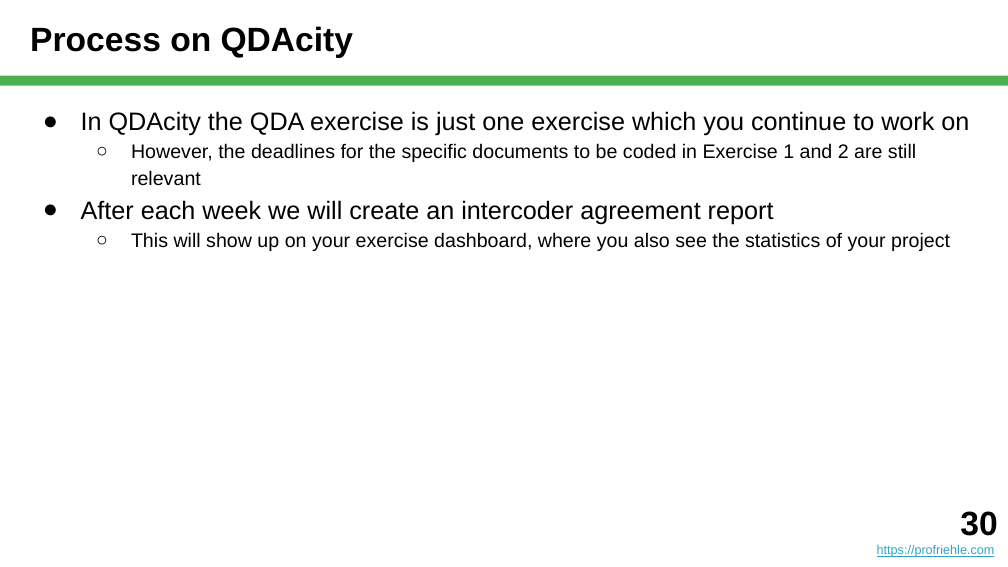
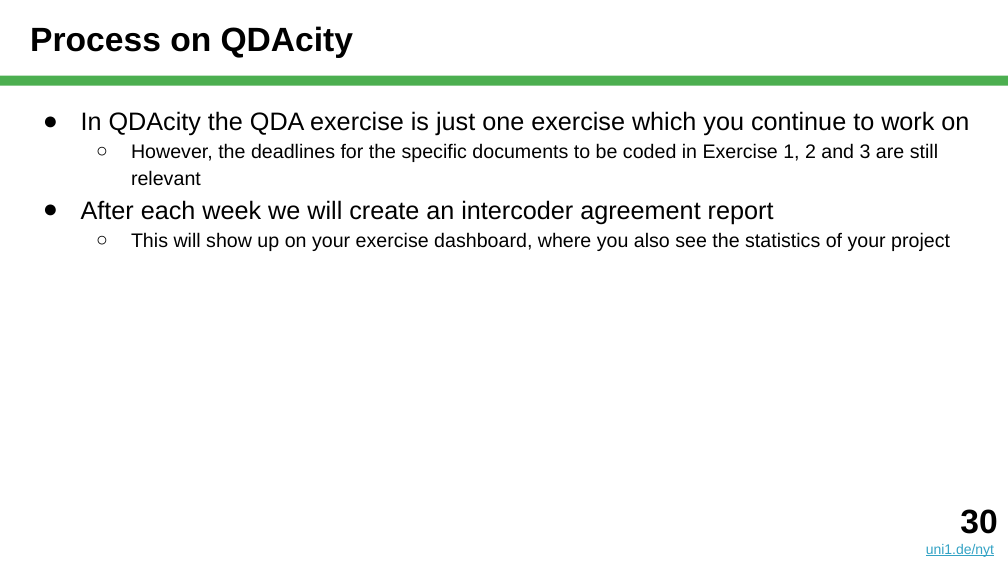
Before and after one commit to dirkriehle/nyt-course, a slide deck: slide 30 of Lecture slides/NYT B03 - Qualitative Data Analysis.pptx. Drawn at 1008x567 pixels with LibreOffice and Linux fonts; fonts in the diff are those of the drawing. Boxes give left, top, right and bottom in pixels: in the first picture for what was removed or moved away, otherwise in the second. Text is boxed around its words. In the diff, an @@ line names an element or a change of style, - is before the commit and + after.

```diff
--- a/Lecture slides/NYT B03 - Qualitative Data Analysis.pptx
+++ b/Lecture slides/NYT B03 - Qualitative Data Analysis.pptx
@@ text at [131,143,938,186]: text changed @@
-  ○ However, the deadlines for the specific documents to be coded in Exercise 1 and 2 are still relevant
+  ○ However, the deadlines for the specific documents to be coded in Exercise 1, 2 and 3 are still relevant
@@ text: place and size @@
-text at [877,511,997,557]
+text at [926,509,997,557]
@@ text at [926,544,994,557]: text changed; size 9 to 10 pt @@
-https://profriehle.com
+uni1.de/nyt
```
Also in this commit, not shown: 34 other slides changed, 2 slides added, 1 slide removed, 1 other file.
